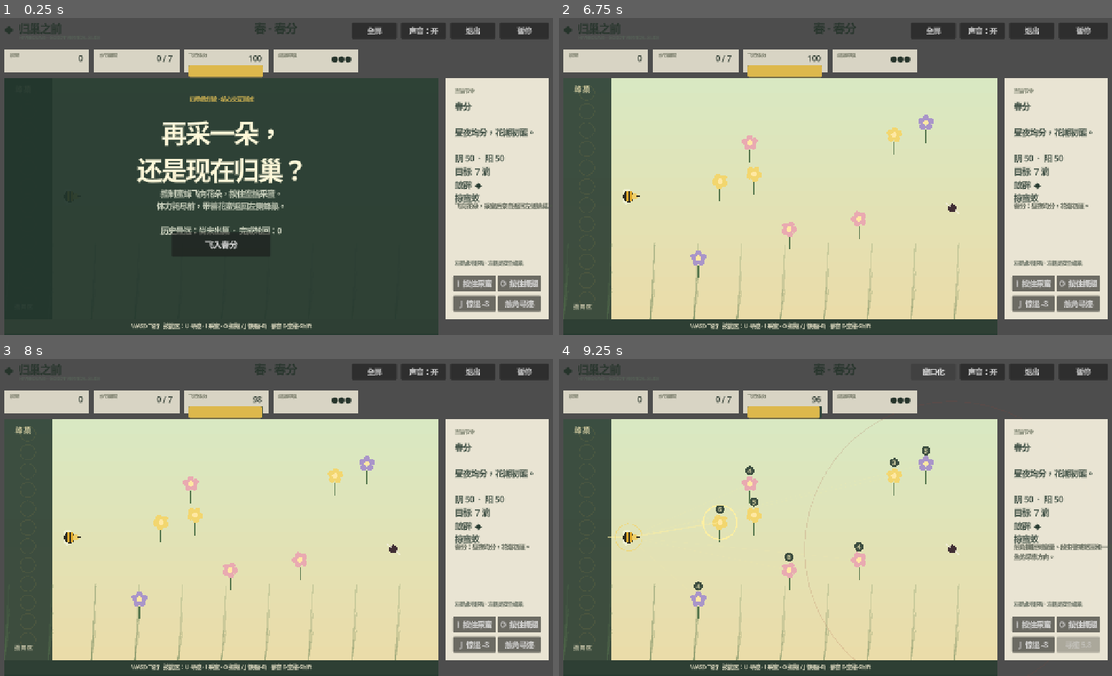
Above: before the commit, frames 1-4 (two rows, left to right).
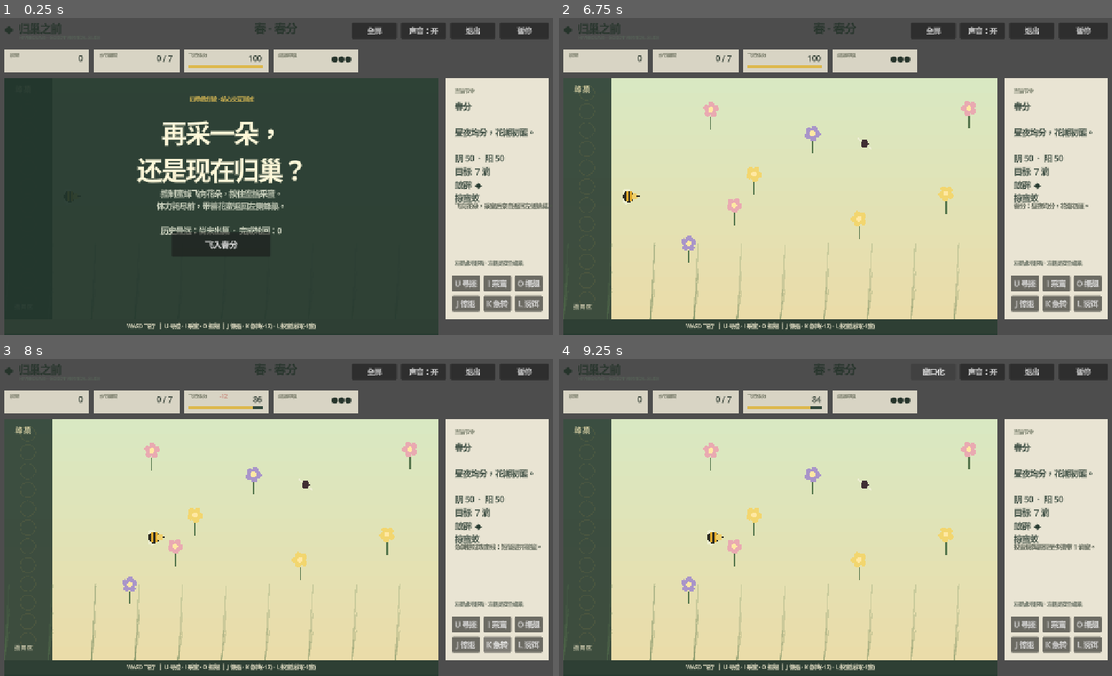
Above: after the commit, the same moments.

Repository: alanthssss/nameless-becoming
Game: Godot game, scene res://main.tscn
The game is run twice, just before and just after one commit, with the same random seed, the same clock (stepped at 60 frames per second) and the same inputs.
Inputs (mouse positions are in pixels of both pictures, inside the frame that each line leads up to):
- Up to frame 1 (0.25 s): no input
- Up to frame 2 (6.75 s): click (1034, 284) at 0.5 s, where only the run before the commit has a clickable "I 按住采蜜"; click (1023, 284) at 1.25 s, where only the run after the commit has a clickable "U 寻迹"; click (1078, 284) at 2 s, where only the run before the commit has a clickable "O 按住振翅"; click (1056, 284) at 2.75 s, where only the run after the commit has a clickable "I 采蜜"; click (1034, 303) at 3.5 s, where only the run before the commit has a clickable "J 惊退 -8"; click (1089, 284) at 4.25 s, where only the run after the commit has a clickable "O 振翅"; click (1078, 303) at 5 s, where only the run before the commit has a clickable "触角寻迹"; click (1023, 303) at 5.75 s, where only the run after the commit has a clickable "J 惊退"; click "飞入春分" at 6.5 s
- Up to frame 3 (8 s): click (497, 644) at 7.25 s, where only the run after the commit has a clickable "K 急转"
- Up to frame 4 (9.25 s): click (1089, 644) at 8 s, where only the run after the commit has a clickable "L 诱饵"; click "全屏" at 8.75 s

The runs differ from the first frame. In frame 1, 1.5% of the frame differs, in the area x 22-99%, y 14-99%; in frame 2, 2.9%; in frame 3, 3.3%; in frame 4, 4.1%, in the area x 8-100%, y 11-99%.

Commit message:
Rework controls spacing energy UI and music

Diff:
--- a/godot/project.godot
+++ b/godot/project.godot
@@ -28,6 +28,23 @@
 
 [input]
 
+move_left={
+"deadzone": 0.5,
+"events": [Object(InputEventKey,"physical_keycode":65), Object(InputEventKey,"physical_keycode":4194311)]
+}
+move_right={
+"deadzone": 0.5,
+"events": [Object(InputEventKey,"physical_keycode":68), Object(InputEventKey,"physical_keycode":4194313)]
+}
+move_up={
+"deadzone": 0.5,
+"events": [Object(InputEventKey,"physical_keycode":87), Object(InputEventKey,"physical_keycode":4194320)]
+}
+move_down={
+"deadzone": 0.5,
+"events": [Object(InputEventKey,"physical_keycode":83), Object(InputEventKey,"physical_keycode":4194322)]
+}
+
 harvest={
 "deadzone": 0.5,
 "events": [Object(InputEventKey,"resource_local_to_scene":false,"resource_name":"","device":0,"window_id":0,"alt_presse …(491 unchanged characters)…
@@ -48,6 +65,14 @@
 "events": [Object(InputEventKey,"resource_local_to_scene":false,"resource_name":"","device":0,"window_id":0,"alt_presse …(492 unchanged characters)…
 ]
 }
+evade={
+"deadzone": 0.5,
+"events": [Object(InputEventKey,"physical_keycode":75)]
+}
+decoy={
+"deadzone": 0.5,
+"events": [Object(InputEventKey,"physical_keycode":76)]
+}
 
 [rendering]
 
--- a/godot/scripts/main.gd
+++ b/godot/scripts/main.gd
@@ -20,6 +20,7 @@
 var tuning_blooms: Array[Vector2] = []
 var boss := {"position": Vector2.ZERO, "velocity": Vector2.ZERO, "hits": 0, "hit_cooldown": 0.0}
 var pollen: Array = []
+var decoys: Array = []
 var recovery_flower_serial := 1000
 var carried := 0
 var delivered := 0
@@ -61,12 +62,14 @@
 var fullscreen_button: Button
 var sound_button: Button
 var sense_button: Button
-var energy_bar: ProgressBar
+var energy_bar: ColorRect
+var energy_bar_fill: ColorRect
 var energy_change_label: Label
 var energy_feedback_time := 0.0
 
 func _ready() -> void:
 	rng.randomize()
+	ensure_keyboard_controls()
 	save_manager.load_data()
 	apply_display_settings()
 	load_stage_data()
@@ -81,6 +84,33 @@
 	build_interface()
 	show_intro()
 	queue_redraw()
+
+func ensure_keyboard_controls() -> void:
+	var bindings := {
+		"move_left": [KEY_A, KEY_LEFT],
+		"move_right": [KEY_D, KEY_RIGHT],
+		"move_up": [KEY_W, KEY_UP],
+		"move_down": [KEY_S, KEY_DOWN],
+		"harvest": [KEY_I, KEY_SPACE],
+		"dash": [KEY_O, KEY_SHIFT],
+		"repel": [KEY_J],
+		"sense": [KEY_U, KEY_E],
+		"evade": [KEY_K],
+		"decoy": [KEY_L]
+	}
+	for action in bindings:
+		if not InputMap.has_action(action):
+			InputMap.add_action(action)
+		for keycode in bindings[action]:
+			var exists := false
+			for current_event in InputMap.action_get_events(action):
+				if current_event is InputEventKey and current_event.physical_keycode == keycode:
+					exists = true
+					break
+			if not exists:
+				var key_event := InputEventKey.new()
+				key_event.physical_keycode = keycode
+				InputMap.action_add_event(action, key_event)
 
 func load_stage_data() -> void:
 	var file := FileAccess.open("res://data/seasons.json", FileAccess.READ)
@@ -167,26 +197,15 @@
 	carried_label = make_stat(ui, "携带", Vector2(34, 82))
 	delivered_label = make_stat(ui, "本节储蜜", Vector2(234, 82))
 	energy_label = make_stat(ui, "飞行体力", Vector2(434, 82))
-	energy_bar = ProgressBar.new()
+	energy_bar = ColorRect.new()
 	energy_bar.position = Vector2(12, 35)
-	energy_bar.size = Vector2(166, 8)
-	energy_bar.max_value = 100.0
-	energy_bar.show_percentage = false
-	var energy_background := StyleBoxFlat.new()
-	energy_background.bg_color = Color("33483d")
-	energy_background.corner_radius_top_left = 4
-	energy_background.corner_radius_top_right = 4
-	energy_background.corner_radius_bottom_left = 4
-	energy_background.corner_radius_bottom_right = 4
-	var energy_fill := StyleBoxFlat.new()
-	energy_fill.bg_color = Color("ddb84c")
-	energy_fill.corner_radius_top_left = 4
-	energy_fill.corner_radius_top_right = 4
-	energy_fill.corner_radius_bottom_left = 4
-	energy_fill.corner_radius_bottom_right = 4
-	energy_bar.add_theme_stylebox_override("background", energy_background)
-	energy_bar.add_theme_stylebox_override("fill", energy_fill)
+	energy_bar.size = Vector2(166, 6)
+	energy_bar.color = Color("33483d")
 	energy_label.get_parent().add_child(energy_bar)
+	energy_bar_fill = ColorRect.new()
+	energy_bar_fill.size = Vector2(166, 6)
+	energy_bar_fill.color = Color("ddb84c")
+	energy_bar.add_child(energy_bar_fill)
 	energy_change_label = make_label(energy_label.get_parent(), "", Vector2(50, 4), Vector2(48, 24), 12, Color("b34b3f"))
 	energy_change_label.horizontal_alignment = HORIZONTAL_ALIGNMENT_RIGHT
 	hive_label = make_stat(ui, "蜂巢呼吸", Vector2(634, 82))
@@ -202,17 +221,19 @@
 	message_label = make_label(side, message, Vector2(20, 276), Vector2(190, 125), 13, Color("4c5548"))
 	message_label.autowrap_mode = TextServer.AUTOWRAP_WORD_SMART
 	make_label(side, "左键点地移动 · 左侧是安全蜂巢", Vector2(20, 405), Vector2(190, 34), 11, Color("556054"))
-	make_mouse_action(side, "I  按住采蜜", "harvest", Vector2(16, 441), true)
-	make_mouse_action(side, "O  按住振翅", "dash", Vector2(116, 441), true)
-	make_mouse_action(side, "J  惊退 -8", "repel", Vector2(16, 486), false)
-	sense_button = make_mouse_action(side, "U  触角寻迹", "sense", Vector2(116, 486), false)
+	sense_button = make_mouse_action(side, "U 寻迹", "sense", Vector2(14, 441), false, Vector2(62, 36))
+	make_mouse_action(side, "I 采蜜", "harvest", Vector2(84, 441), true, Vector2(62, 36))
+	make_mouse_action(side, "O 振翅", "dash", Vector2(154, 441), true, Vector2(62, 36))
+	make_mouse_action(side, "J 惊退", "repel", Vector2(14, 486), false, Vector2(62, 36))
+	make_mouse_action(side, "K 急转", "evade", Vector2(84, 486), false, Vector2(62, 36))
+	make_mouse_action(side, "L 诱饵", "decoy", Vector2(154, 486), false, Vector2(62, 36))
 
 	var tips_background := ColorRect.new()
 	tips_background.color = Color("26392f", 0.96)
 	tips_background.position = Vector2(34, 684)
 	tips_background.size = Vector2(970, 36)
 	ui.add_child(tips_background)
-	var tips := make_label(ui, "WASD 飞行   技能区：U 寻迹 · I 采蜜 · O 振翅 / J 惊退(-8)   兼容 E·空格·Shift", Vector2(34, 691), Vector2(970, 22), 12, Color("f7f0d5"))
+	var tips := make_label(ui, "WASD 飞行  ｜ U 寻迹 · I 采蜜 · O 振翅 ｜ J 惊退 · K 急转(-12) · L 投蜜诱饵(-1蜜)", Vector2(34, 691), Vector2(970, 22), 12, Color("f7f0d5"))
 	tips.horizontal_alignment = HORIZONTAL_ALIGNMENT_CENTER
 
 	overlay = ColorRect.new()
@@ -253,11 +274,11 @@
 	value.horizontal_alignment = HORIZONTAL_ALIGNMENT_RIGHT
 	return value
 
-func make_mouse_action(parent: Node, caption: String, action: String, position: Vector2, hold: bool) -> Button:
+func make_mouse_action(parent: Node, caption: String, action: String, position: Vector2, hold: bool, button_size := Vector2(96, 36)) -> Button:
 	var button := Button.new()
 	button.text = caption
 	button.position = position
-	button.size = Vector2(96, 36)
+	button.size = button_size
 	if hold:
 		button.button_down.connect(func(): Input.action_press(action))
 		button.button_up.connect(func(): Input.action_release(action))
@@ -312,15 +333,17 @@
 	flowers.clear()
 	mosquitoes.clear()
 	ants.clear()
+	decoys.clear()
 	tuning_blooms.clear()
 	pollen.clear()
 	var data: Dictionary = stages[index]
 	bee.configure(float(data.energy_drain))
 	bee.reset_for_expedition(Vector2(180, 410))
 	for i in int(data.flowers):
+		var flower_position := find_spaced_flower_position(82.0)
 		flowers.append({
 			"id": i,
-			"position": Vector2(rng.randf_range(300, 950), rng.randf_range(205, 620)),
+			"position": flower_position,
 			"nectar": max(2, roundi(rng.randf_range(3, 6) * float(data.nectar_scale))) + extra_nectar,
 			"kind": i % 3,
 			"phase": rng.randf_range(0, TAU),
@@ -375,6 +398,13 @@
 	var data: Dictionary = stages[stage_index]
 	sting_cooldown = maxf(0.0, sting_cooldown - delta)
 	hit_cooldown = maxf(0.0, hit_cooldown - delta)
+	update_decoys(delta)
+	if Input.is_action_just_pressed("evade") and bee.try_evade():
+		show_energy_change(-12.0)
+		sound.play_cue("evade")
+		message = "急转掠过攻击线：短暂避开碰撞。"
+	if Input.is_action_just_pressed("decoy"):
+		drop_honey_decoy()
 
 	var nearby := nearest_flower(46.0)
 	if Input.is_action_pressed("harvest") and nearby >= 0 and bee.energy > 0:
@@ -434,14 +464,18 @@
 			mosquito.velocity = Vector2(mosquito.velocity).lerp(away * 3.2, delta * 7.0)
 			mosquito.position += Vector2(mosquito.velocity) * balance_value("mosquito", "move_speed", 82.0) * 1.35 * delta
 		else:
-			if distance_to_player < balance_value("mosquito", "sense_range", 330.0) and bee.position.x > HIVE_SAFE_X:
+			var lure_position := nearest_decoy_position(Vector2(mosquito.position))
+			if lure_position != Vector2.INF:
+				var chase := (lure_position - Vector2(mosquito.position)).normalized()
+				mosquito.velocity = Vector2(mosquito.velocity).lerp(chase * 2.1, delta * 2.8)
+			elif distance_to_player < balance_value("mosquito", "sense_range", 330.0) and bee.position.x > HIVE_SAFE_X:
 				var chase := (bee.position - Vector2(mosquito.position)).normalized()
 				mosquito.velocity = Vector2(mosquito.velocity).lerp(chase * 2.1, delta * 2.8)
 			mosquito.position += Vector2(mosquito.velocity) * balance_value("mosquito", "move_speed", 82.0) * delta
 		mosquito.position.x = clampf(mosquito.position.x, HIVE_SAFE_X, WORLD.end.x - 12)
 		mosquito.position.y = clampf(mosquito.position.y, WORLD.position.y + 12, WORLD.end.y - 12)
 		if mosquito.repel_time <= 0.0:
-			if distance_to_player < balance_value("mosquito", "impact_range", 26.0) and hit_cooldown <= 0.0:
+			if distance_to_player < balance_value("mosquito", "impact_range", 26.0) and hit_cooldown <= 0.0 and bee.invulnerable_time <= 0.0:
 				hit_cooldown = 1.05
 				bee.energy = maxf(0.0, bee.energy - balance_value("mosquito", "energy_damage", 15.0))
 				show_energy_change(-balance_value("mosquito", "energy_damage", 15.0))
@@ -683,6 +717,46 @@
 	for i in 6:
 		pollen.append({"position": origin, "velocity": Vector2.from_angle(rng.randf_range(0, TAU)) * rng.randf_range(20, 65), "life": rng.randf_range(0.35, 0.7)})
 
+func find_spaced_flower_position(minimum_distance: float) -> Vector2:
+	var candidate := Vector2.ZERO
+	for attempt in 40:
+		candidate = Vector2(rng.randf_range(300, 950), rng.randf_range(205, 620))
+		var valid := true
+		for flower in flowers:
+			if candidate.distance_to(Vector2(flower.position)) < minimum_distance:
+				valid = false
+				break
+		if valid:
+			return candidate
+	return candidate
+
+func drop_honey_decoy() -> void:
+	if carried <= 0:
+		message = "投蜜诱饵需要至少携带 1 滴蜜。"
+		return
+	carried -= 1
+	decoys.append({"position": bee.position, "life": 5.0})
+	sound.play_cue("decoy")
+	message = "一滴蜜落成诱饵，附近蚊虫会暂时改追它。"
+
+func update_decoys(delta: float) -> void:
+	for i in range(decoys.size() - 1, -1, -1):
+		decoys[i].life = float(decoys[i].life) - delta
+		if float(decoys[i].life) <= 0.0:
+			return_honey_to_field(1, Vector2(decoys[i].position))
+			decoys.remove_at(i)
+
+func nearest_decoy_position(from: Vector2) -> Vector2:
+	var best := Vector2.INF
+	var best_distance := 230.0
+	for decoy in decoys:
+		var candidate: Vector2 = decoy.position
+		var distance_to_decoy := from.distance_to(candidate)
+		if distance_to_decoy < best_distance:
+			best_distance = distance_to_decoy
+			best = candidate
+	return best
+
 func return_honey_to_field(amount: int, origin: Vector2) -> void:
 	if amount <= 0:
 		return
@@ -707,6 +781,7 @@
 		total += maxi(0, int(flower.nectar))
 	for ant in ants:
 		total += maxi(0, int(ant.get("stolen_honey", 0)))
+	total += decoys.size()
 	return total
 
 func show_energy_change(amount: float) -> void:
@@ -733,11 +808,11 @@
 	carried_label.text = str(carried)
 	delivered_label.text = "调律 %d / 3" % int(boss.hits) if phase == "boss" else "%d / %d" % [delivered, int(data.goal)]
 	energy_label.text = str(roundi(bee.energy))
-	energy_bar.value = bee.energy
+	energy_bar_fill.size.x = 166.0 * clampf(bee.energy / 100.0, 0.0, 1.0)
 	energy_change_label.modulate.a = clampf(energy_feedback_time * 2.0, 0.0, 1.0)
 	if sense_button:
 		sense_button.disabled = bee.sense_cooldown > 0.0
-		sense_button.text = "寻迹 %.1f" % bee.sense_cooldown if bee.sense_cooldown > 0.0 else "触角寻迹"
+		sense_button.text = "U %.1f" % bee.sense_cooldown if bee.sense_cooldown > 0.0 else "U 寻迹"
 	hive_label.text = "●".repeat(maxi(0, hive_lives)) + "○".repeat(maxi(0, 3 - hive_lives))
 	message_label.text = message
 	if phase == "boss":
@@ -881,6 +956,10 @@
 		draw_boss(boss)
 	for mote in pollen:
 		draw_circle(mote.position, 2.5, Color(stage_color(3), clampf(float(mote.life) * 2.0, 0, 1)))
+	for decoy in decoys:
+		var decoy_position: Vector2 = decoy.position
+		draw_circle(decoy_position, 8.0, Color("e8b83f", 0.9))
+		draw_arc(decoy_position, 18.0 + sin(elapsed * 7.0) * 3.0, 0, TAU, 24, Color("fff1a8", 0.75), 2)
 	if bee.sense_time > 0.0 and (phase == "playing" or phase == "boss"):
 		var recommended := best_foraging_target()
 		for i in flowers.size():
--- a/godot/scripts/player/bee_player.gd
+++ b/godot/scripts/player/bee_player.gd
@@ -20,6 +20,9 @@
 var facing := 0.0
 var speed_multiplier := 1.0
 var dash_cost_multiplier := 1.0
+var evade_time := 0.0
+var evade_cooldown := 0.0
+var invulnerable_time := 0.0
 
 func configure(stage_drain: float) -> void:
 	drain_rate = stage_drain
@@ -41,6 +44,9 @@
 	energy = 100.0
 	sense_time = 0.0
 	sense_cooldown = 0.0
+	evade_time = 0.0
+	evade_cooldown = 0.0
+	invulnerable_time = 0.0
 	active = true
 	queue_redraw()
 
@@ -54,14 +60,28 @@
 	energy -= amount
 	return true
 
+func try_evade() -> bool:
+	if evade_cooldown > 0.0 or not spend_energy(12.0):
+		return false
+	var direction := velocity.normalized() if velocity.length_squared() > 4.0 else Vector2.from_angle(facing)
+	velocity = direction * 520.0
+	evade_time = 0.18
+	evade_cooldown = 1.6
+	invulnerable_time = 0.34
+	has_target = false
+	return true
+
 func _physics_process(delta: float) -> void:
 	sense_time = maxf(0.0, sense_time - delta)
 	sense_cooldown = maxf(0.0, sense_cooldown - delta)
+	evade_time = maxf(0.0, evade_time - delta)
+	evade_cooldown = maxf(0.0, evade_cooldown - delta)
+	invulnerable_time = maxf(0.0, invulnerable_time - delta)
 	if not active:
 		velocity = velocity.move_toward(Vector2.ZERO, braking * delta)
 		return
 
-	var input_direction := Input.get_vector("ui_left", "ui_right", "ui_up", "ui_down")
+	var input_direction := Input.get_vector("move_left", "move_right", "move_up", "move_down")
 	if input_direction.length_squared() < 0.01 and has_target:
 		var to_target := target - position
 		if to_target.length() > 10.0:
@@ -69,9 +89,11 @@
 		else:
 			has_target = false
 
-	var dashing := Input.is_action_pressed("dash") and energy > 8.0
+	var dashing := Input.is_action_pressed("dash") and energy > 8.0 and evade_time <= 0.0
 	var desired_speed := (dash_speed if dashing else base_speed) * speed_multiplier
-	if input_direction.length_squared() > 0.01:
+	if evade_time > 0.0:
+		velocity = velocity.move_toward(velocity.normalized() * 520.0, 180.0 * delta)
+	elif input_direction.length_squared() > 0.01:
 		velocity = velocity.move_toward(input_direction.normalized() * desired_speed, acceleration * delta)
 	else:
 		velocity = velocity.move_toward(Vector2.ZERO, braking * delta)
--- a/godot/scripts/sound_feedback.gd
+++ b/godot/scripts/sound_feedback.gd
@@ -2,6 +2,15 @@
 extends Node
 
 const MIX_RATE := 22050.0
+const STEP_SECONDS := 0.42
+const ROOTS := [220.0, 246.94, 196.0, 164.81]
+const MELODIES := [
+	[0, 2, 4, 7, 4, 2, 1, -1, 0, 2, 5, 4, 2, 1, 0, -1],
+	[0, 4, 5, 7, 9, 7, 5, 4, 2, 5, 7, 11, 9, 7, 4, 2],
+	[7, 5, 4, 2, 0, 2, 4, -1, 5, 4, 2, 0, -3, 0, 2, -1],
+	[0, -3, 2, -1, 4, 2, 0, -1, 0, 2, 5, 2, 0, -3, -5, -1]
+]
+const PENTATONIC := [0, 2, 4, 7, 9]
 
 var player: AudioStreamPlayer
 var playback: AudioStreamGeneratorPlayback
@@ -12,15 +21,11 @@
 var frequency := 440.0
 var amplitude := 0.12
 var enabled := true
-var music_phases := [0.0, 0.0, 0.0]
-var music_clock := 0
 var season_index := 0
-var season_chords := [
-	[220.00, 277.18, 329.63],
-	[246.94, 311.13, 369.99],
-	[196.00, 246.94, 293.66],
-	[164.81, 220.00, 246.94]
-]
+var music_frame := 0
+var melody_phase := 0.0
+var bass_phase := 0.0
+var breeze_phase := 0.0
 
 func _ready() -> void:
 	if DisplayServer.get_name() == "headless":
@@ -39,13 +44,14 @@
 	music_stream.mix_rate = MIX_RATE
 	music_stream.buffer_length = 0.5
 	music_player.stream = music_stream
-	music_player.volume_db = -14.0
+	music_player.volume_db = -18.0
 	add_child(music_player)
 	music_player.play()
 	music_playback = music_player.get_stream_playback()
 
 func set_season(index: int) -> void:
-	season_index = clampi(index, 0, season_chords.size() - 1)
+	season_index = clampi(index, 0, 3)
+	music_frame = 0
 
 func set_enabled(value: bool) -> void:
 	enabled = value
@@ -61,6 +67,8 @@
 		"harvest": start_tone(620.0, 0.07, 0.08)
 		"home": start_tone(330.0, 0.22, 0.14)
 		"repel": start_tone(190.0, 0.09, 0.13)
+		"evade": start_tone(410.0, 0.08, 0.10)
+		"decoy": start_tone(540.0, 0.16, 0.09)
 		"hurt": start_tone(105.0, 0.18, 0.16)
 		"upgrade": start_tone(520.0, 0.28, 0.12)
 		"tune": start_tone(760.0, 0.32, 0.15)
@@ -89,17 +97,27 @@
 func fill_music_buffer() -> void:
 	if music_playback == null:
 		return
-	var chord: Array = season_chords[season_index]
-	var frames := music_playback.get_frames_available()
-	for frame in frames:
-		var breath := 0.62 + sin(float(music_clock) / MIX_RATE * TAU / 7.0) * 0.18
-		var sample := 0.0
-		for voice in 3:
-			sample += sin(float(music_phases[voice]))
-			music_phases[voice] = fmod(float(music_phases[voice]) + TAU * float(chord[voice]) / MIX_RATE, TAU)
-		sample = sample / 3.0 * 0.075 * breath
+	var frames_per_step := roundi(MIX_RATE * STEP_SECONDS)
+	var melody: Array = MELODIES[season_index]
+	for frame in music_playback.get_frames_available():
+		var step := (music_frame / frames_per_step) % melody.size()
+		var position_in_step := float(music_frame % frames_per_step) / float(frames_per_step)
+		var semitone := int(melody[step])
+		var melody_frequency: float = float(ROOTS[season_index]) * pow(2.0, float(semitone) / 12.0)
+		var bass_degree: int = int(PENTATONIC[(step / 4) % PENTATONIC.size()])
+		var bass_frequency: float = float(ROOTS[season_index]) * 0.5 * pow(2.0, float(bass_degree) / 12.0)
+		var melody_envelope := pow(maxf(0.0, 1.0 - position_in_step), 1.7) * minf(1.0, position_in_step * 24.0)
+		var bass_envelope := 0.35 + 0.25 * pow(maxf(0.0, 1.0 - fmod(position_in_step * 2.0, 1.0)), 2.0)
+		var pulse := 0.035 if music_frame % (frames_per_step * 2) < 240 else 0.0
+		var noise_like := sin(breeze_phase) * sin(breeze_phase * 0.731)
+		var sample := sin(melody_phase) * 0.075 * melody_envelope
+		sample += sin(bass_phase) * 0.045 * bass_envelope
+		sample += noise_like * pulse
 		music_playback.push_frame(Vector2(sample * 0.96, sample))
-		music_clock += 1
+		melody_phase = fmod(melody_phase + TAU * melody_frequency / MIX_RATE, TAU)
+		bass_phase = fmod(bass_phase + TAU * bass_frequency / MIX_RATE, TAU)
+		breeze_phase = fmod(breeze_phase + TAU * 1837.0 / MIX_RATE, TAU)
+		music_frame += 1
 
 func _exit_tree() -> void:
 	if player == null:
--- a/godot/tests/flow_test.gd
+++ b/godot/tests/flow_test.gd
@@ -20,12 +20,31 @@
 	for stage_index in 4:
 		game.spawn_stage(stage_index)
 		expect(game.total_recoverable_honey() >= int(game.stages[stage_index].goal), "节令 %d 初始总蜜量不足" % stage_index)
+		for flower_index in game.flowers.size():
+			for other_index in range(flower_index + 1, game.flowers.size()):
+				expect(Vector2(game.flowers[flower_index].position).distance_to(Vector2(game.flowers[other_index].position)) >= 81.9, "节令 %d 花朵生成间距不足" % stage_index)
 	game.spawn_stage(0)
+	var movement_start: Vector2 = game.bee.position
+	var d_key := InputEventKey.new()
+	d_key.physical_keycode = KEY_D
+	d_key.pressed = true
+	expect(InputMap.event_is_action(d_key, "move_right"), "物理 D 键没有映射到向右移动")
+	Input.action_press("move_right")
+	game.bee._physics_process(0.1)
+	Input.action_release("move_right")
+	expect(game.bee.position.x > movement_start.x, "WASD 的 D 键动作没有驱动玩家")
+	game.bee.energy = 100.0
+	game.bee.velocity = Vector2.RIGHT
+	expect(game.bee.try_evade() and game.bee.invulnerable_time > 0.0 and game.bee.energy == 88.0, "K 急转没有产生位移防护与体力消耗")
 	var conserved_before: int = game.total_recoverable_honey()
 	game.flowers[0].nectar = int(game.flowers[0].nectar) - 2
 	game.carried = 2
 	game.fail_expedition()
 	expect(game.total_recoverable_honey() == conserved_before, "体力耗尽后花蜜没有回到生态循环")
+	game.carried = 1
+	var before_decoy: int = game.total_recoverable_honey()
+	game.drop_honey_decoy()
+	expect(game.decoys.size() == 1 and game.total_recoverable_honey() == before_decoy, "L 诱饵没有生效或破坏了花蜜守恒")
 	game.bee.position = Vector2(100, 410)
 	game.bee.energy = 50.0
 	game.carried = 0
--- a/godot/tests/smoke_test.gd
+++ b/godot/tests/smoke_test.gd
@@ -94,7 +94,7 @@
 	if load("res://scripts/sound_feedback.gd") == null:
 		failures.append("程序化音效脚本无法加载")
 
-	for action in ["harvest", "dash", "repel", "sense"]:
+	for action in ["move_left", "move_right", "move_up", "move_down", "harvest", "dash", "repel", "sense", "evade", "decoy"]:
 		if not InputMap.has_action(action):
 			failures.append("缺少玩家动作映射 %s" % action)
 	if InputMap.has_action("sting"):
@@ -102,6 +102,9 @@
 	for clustered_action in ["harvest", "dash", "sense"]:
 		if InputMap.action_get_events(clustered_action).size() < 2:
 			failures.append("技能区按键没有为 %s 配置兼容映射" % clustered_action)
+	for movement_action in ["move_left", "move_right", "move_up", "move_down"]:
+		if InputMap.action_get_events(movement_action).size() < 2:
+			failures.append("WASD/方向键双映射缺失：%s" % movement_action)
 
 	if failures.is_empty():
 		print("SMOKE TEST PASSED: Godot project and 4 seasonal stages are valid")
Not shown, changed: godot/export_presets.cfg
Not shown, changed: README.md
Not shown, changed: docs/BUILD_MANIFEST.md
Not shown, changed: docs/MVP_SPEC.md
Not shown, changed: docs/PROJECT_LOG.md
Not shown, changed: docs/RELEASE_CHECKLIST.md
Not shown, changed: godot/README.md
